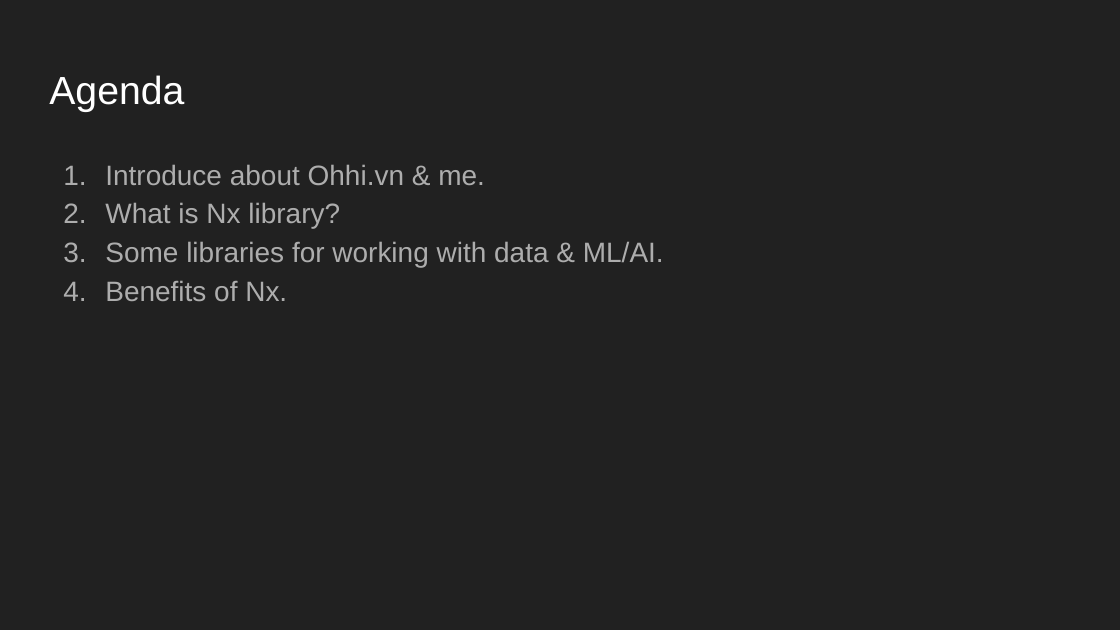
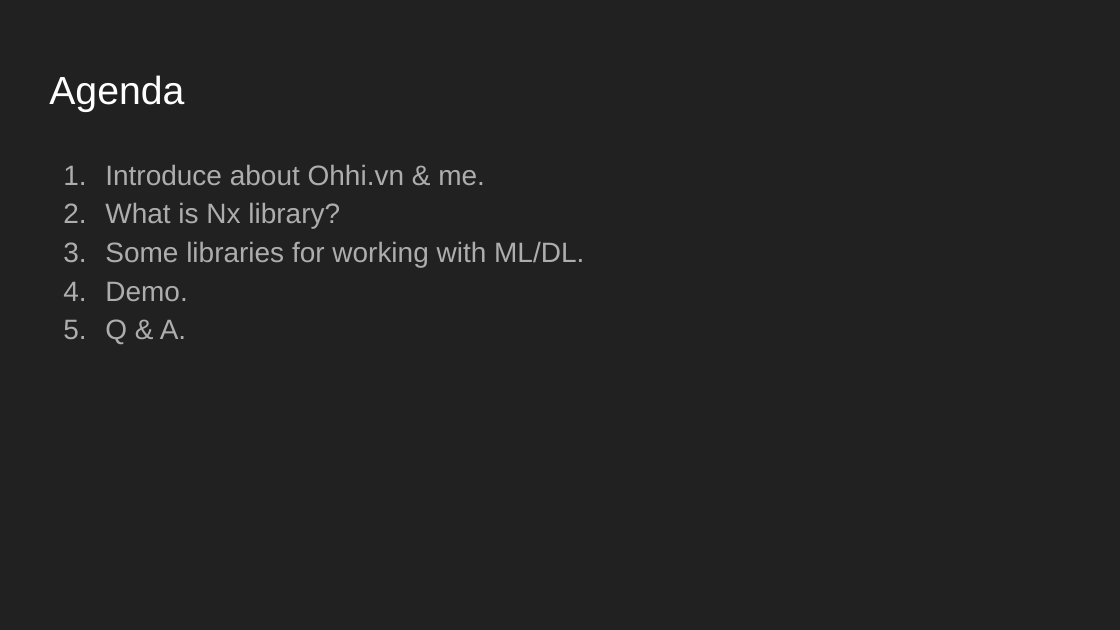
Before and after one commit to ohhi-vn/sharing_intro_nx, a slide deck: slide 2 of Slide/Introducing Nx lib.pptx. Drawn at 1120x630 pixels with LibreOffice and Linux fonts; fonts in the diff are those of the drawing. Boxes give left, top, right and bottom in pixels: in the first picture for what was removed or moved away, otherwise in the second. Text is boxed around its words. In the diff, an @@ line names an element or a change of style, - is before the commit and + after.

```diff
--- a/Slide/Introducing Nx lib.pptx
+++ b/Slide/Introducing Nx lib.pptx
@@ text at box(105, 241, 584, 344): text changed @@
-3. Some libraries for working with data & ML/AI.
-4. Benefits of Nx.
+3. Some libraries for working with ML/DL.
+4. Demo.
+5. Q & A.
```
Also in this commit, not shown: 12 other slides changed, 2 other files.
